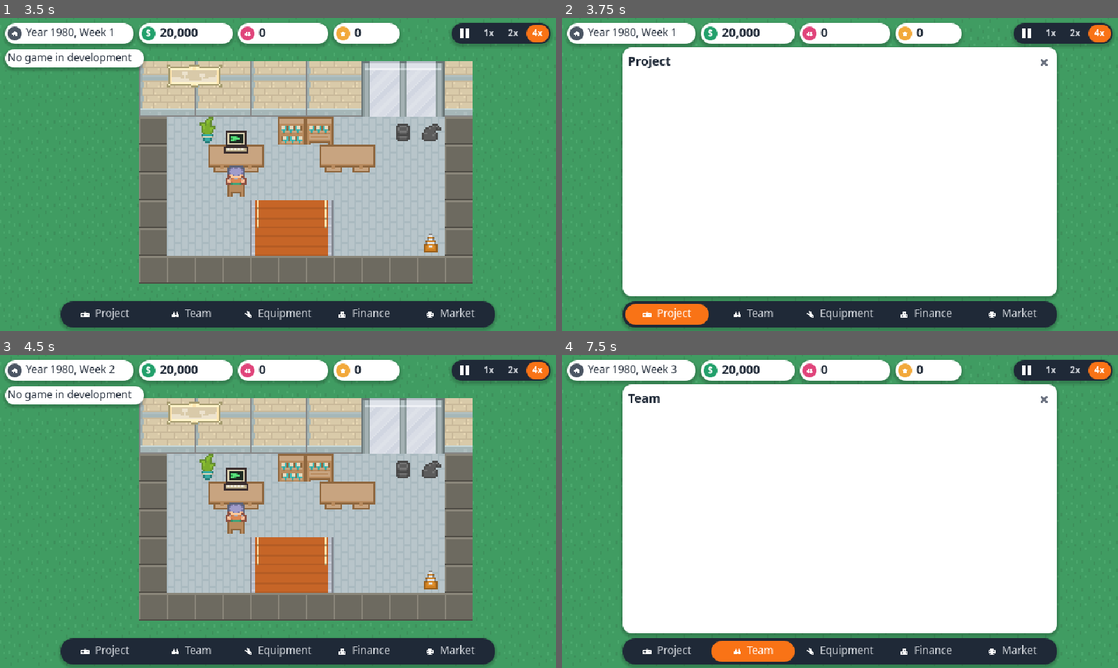
Above: before the commit, frames 1-4 (two rows, left to right).
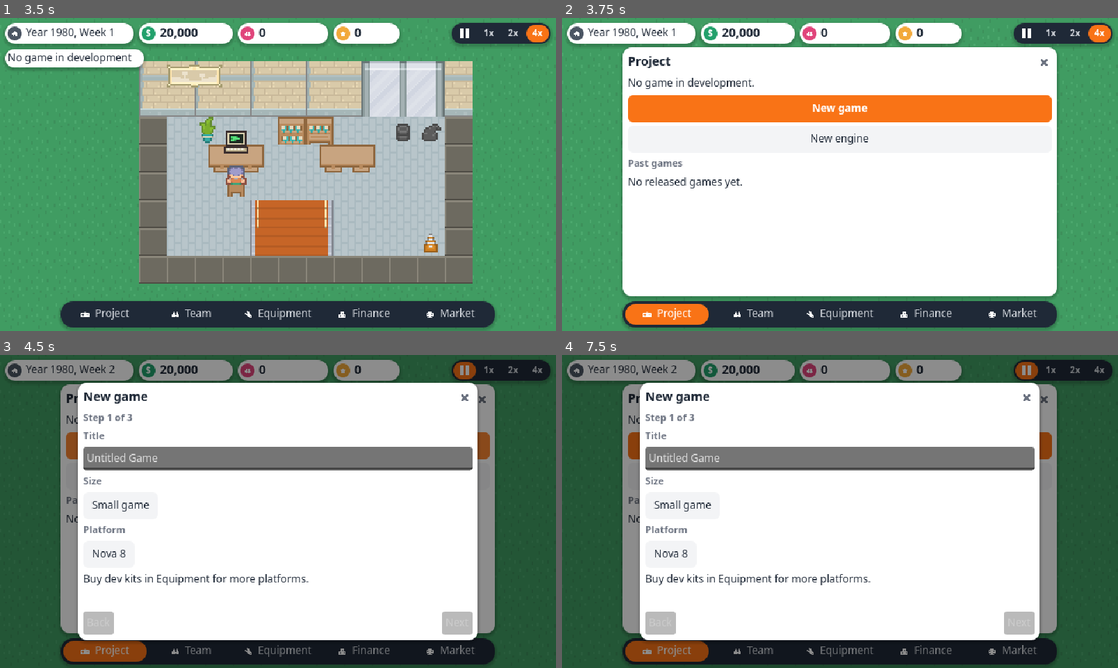
Above: after the commit, the same moments.

Repository: taehero/game-dev
Game: Godot game, scene res://src/ui/main.tscn
The game is run twice, just before and just after one commit, with the same random seed, the same clock (stepped at 60 frames per second) and the same inputs.
Inputs (mouse positions are in pixels of both pictures, inside the frame that each line leads up to; where the layout moved, square brackets give the same spot in the first picture):
- Up to frame 1 (3.5 s): click (467, 33) at 0.5 s; click "1x" at 1.25 s; click "2x" at 2 s; click "4x" at 2.75 s
- Up to frame 2 (3.75 s): click "Project" at 3.5 s
- Up to frame 3 (4.5 s): click (278, 445) [483, 398] at 4.25 s
- Up to frame 4 (7.5 s): click (840, 445) at 5 s, where only the run after the commit has a clickable "New game"; click (840, 477) at 5.75 s, where only the run after the commit has a clickable "New engine"; click (840, 477) at 6.5 s, where only the run after the commit has a clickable "New engine"; click "Team" at 7.25 s

Frame 1 is identical in both runs. In frame 2, 7.3% of the frame differs, in the area x 11-89%, y 19-55%; in frame 3, 99%, in the area x 0-100%, y 0-100%; in frame 4, 50%.

Commit message:
feat(ui): wire panels and popup director into the main screen
Co-Authored-By: Claude Sonnet 5.5 <noreply@anthropic.com>

Diff:
--- a/locale/strings.csv
+++ b/locale/strings.csv
@@ -272,6 +272,7 @@
 ui.sales.no_data,No sales yet.,ยังไม่มียอดขาย
 ui.sales.weeks,Last {n} weeks,{n} สัปดาห์ล่าสุด
 ui.sales.average,Avg. {units} per week,เฉลี่ย {units} ชุด/สัปดาห์
+ui.event.title,Event,เหตุการณ์
 ui.event.project,{title},{title}
 ui.effect.design,Design {n},ออกแบบ {n}
 ui.effect.tech,Tech {n},เทค {n}
--- a/src/ui/main.gd
+++ b/src/ui/main.gd
@@ -14,6 +14,8 @@
 
 
 var _office: OfficeScene
+var _queue: PopupQueue
+var _director: PopupDirector
 
 
 func _ready() -> void:
@@ -31,6 +33,30 @@
 	if GameRunner.session != null:
 		_office.refresh(GameRunner.session.state, GameRunner.session.tuning)
 	_centre_office()
+	_build_popups_and_panels()
+
+
+func _build_popups_and_panels() -> void:
+	_queue = PopupQueue.new(get_node("Popups") as Control, GameRunner.pause_for_popup, GameRunner.resume_after_popup)
+	var db: ContentDB = ContentDB.active()
+	_director = PopupDirector.new()
+	_director.name = "PopupDirector"
+	add_child(_director)
+	_director.setup(_queue, db, Rect2(OFFICE_AREA))
+	var host: PanelHost = get_node("PanelHost") as PanelHost
+	var project := ProjectPanel.new()
+	project.configure(db)
+	project.new_game_requested.connect(_director.show_new_game)
+	project.new_engine_requested.connect(_director.show_new_engine)
+	project.bug_hunt_requested.connect(_director.show_bug_hunt_offer)
+	project.details_requested.connect(_director.show_sales)
+	host.set_panel(&"project", project)
+	var panels: Dictionary[StringName, PanelBase] = {
+		&"team": TeamPanel.new(), &"equipment": EquipmentPanel.new(),
+		&"finance": FinancePanel.new(), &"market": MarketPanel.new()}
+	for tab: StringName in panels:
+		panels[tab].configure(db)
+		host.set_panel(tab, panels[tab])
 
 
 ## Ruling 5: Main is the only place the UI reads ContentDB.active(), here and in _content_names().
@@ -51,7 +77,7 @@
 
 
 func show_popup(popup: PopupCard) -> void:
-	get_node("Popups").add_child(popup)
+	_queue.push(popup)
 
 
 func _centre_office() -> void:
--- /dev/null
+++ b/src/ui/popups/popup_director.gd
@@ -0,0 +1,104 @@
+class_name PopupDirector
+extends Node
+## Turns game events into popups and feeds them to the PopupQueue. UI-only: reads state, never writes it.
+
+var _queue: PopupQueue
+var _content: ContentDB
+var _play_rect: Rect2
+## Decision ids already queued or shown, and projects already offered the bug hunt (this game).
+var _seen_events: Dictionary[int, bool] = {}
+var _offered: Dictionary[int, bool] = {}
+
+
+func setup(p_queue: PopupQueue, p_content: ContentDB, p_play_rect: Rect2) -> void:
+	_queue = p_queue
+	_content = p_content
+	_play_rect = p_play_rect
+	EventBus.review_published.connect(_on_review_published)
+	EventBus.decision_required.connect(_on_decision_required)
+	EventBus.project_phase_changed.connect(_on_phase_changed)
+	EventBus.game_loaded.connect(_on_game_loaded)
+
+
+func _exit_tree() -> void:
+	if EventBus.review_published.is_connected(_on_review_published):
+		EventBus.review_published.disconnect(_on_review_published)
+		EventBus.decision_required.disconnect(_on_decision_required)
+		EventBus.project_phase_changed.disconnect(_on_phase_changed)
+		EventBus.game_loaded.disconnect(_on_game_loaded)
+
+
+func show_new_game() -> void:
+	_queue.push(ConceptWizard.popup(_content))
+
+
+func show_new_engine() -> void:
+	_queue.push(EnginePopup.popup(_content))
+
+
+func show_sales(project_id: int) -> void:
+	_queue.push(SalesView.popup(project_id, _content))
+
+
+func show_bug_hunt_offer(project_id: int) -> void:
+	if GameRunner.session == null:
+		return
+	var card: PopupCard = BugHuntOffer.popup(project_id, GameRunner.session.tuning)
+	(card.body().get_child(0) as BugHuntOffer).hunt_requested.connect(show_bug_hunt)
+	_queue.push(card)
+
+
+## The seed is UI-only randomness: it only places the bugs on screen.
+func show_bug_hunt(project_id: int) -> void:
+	if GameRunner.session == null:
+		return
+	_queue.push(BugHuntView.popup(project_id, GameRunner.session.tuning, _play_rect, Time.get_ticks_usec()))
+
+
+func _is_player_game(project_id: int) -> bool:
+	if GameRunner.session == null:
+		return false
+	var view: GameState = GameRunner.session.state
+	if not view.projects.has(project_id):
+		return false
+	var p: Project = view.projects[project_id]
+	return p.company_id == StateQueries.player_company_id(view) and p.kind == Project.Kind.GAME
+
+
+func _on_review_published(payload: Dictionary) -> void:
+	var pid: int = int(payload.get("project_id", -1))
+	if _is_player_game(pid):
+		_queue.push(ReviewView.popup(pid, _content))
+
+
+## The session reports only the newest decision, so queue every pending event not yet seen.
+func _on_decision_required(_payload: Dictionary) -> void:
+	_queue_pending_events()
+
+
+func _queue_pending_events() -> void:
+	if GameRunner.session == null:
+		return
+	for id: int in StateQueries.pending_event_ids(GameRunner.session.state, _content):
+		if _seen_events.has(id):
+			continue
+		_seen_events[id] = true
+		_queue.push(EventView.popup(id, _content))
+
+
+func _on_phase_changed(payload: Dictionary) -> void:
+	if String(payload.get("phase", "")) != "POLISH":
+		return
+	var pid: int = int(payload.get("project_id", -1))
+	if _offered.has(pid) or not _is_player_game(pid):
+		return
+	_offered[pid] = true
+	if GameRunner.session != null and StateQueries.project_detail(GameRunner.session.state, pid).get("can_bug_hunt", false):
+		show_bug_hunt_offer(pid)
+
+
+func _on_game_loaded(_payload: Dictionary) -> void:
+	_queue.clear()
+	_seen_events.clear()
+	_offered.clear()
+	_queue_pending_events()
--- a/tests/unit/test_main_scene.gd
+++ b/tests/unit/test_main_scene.gd
@@ -220,3 +220,49 @@
 	assert_false(card.visible)
 	btn.button_pressed = false
 	assert_true(card.visible)
+
+
+func test_dock_tabs_show_real_panels() -> void:
+	var m := _main()
+	var host: PanelHost = m.get_node("PanelHost") as PanelHost
+	var classes: Dictionary = {&"project": ProjectPanel, &"team": TeamPanel, &"equipment": EquipmentPanel,
+		&"finance": FinancePanel, &"market": MarketPanel}
+	for tab: StringName in Dock.TABS:
+		(m.get_node("Dock") as Dock).select(tab)
+		assert_eq(host.current_tab(), tab)
+		var found: Control = null
+		for c: Node in host.get_node("%Content").get_children():
+			if is_instance_of(c, classes[tab]) and (c as Control).visible:
+				found = c as Control
+		assert_not_null(found, String(tab))
+
+
+func test_new_game_button_opens_wizard_and_pauses() -> void:
+	var m := _main()
+	GameRunner.set_speed(1)
+	(m.get_node("Dock") as Dock).select(&"project")
+	var btn: Button = m.get_node("PanelHost").find_child("NewGame", true, false) as Button
+	assert_not_null(btn)
+	btn.pressed.emit()
+	var popups: Node = m.get_node("Popups")
+	assert_eq(popups.get_child_count(), 1)
+	assert_true((popups.get_child(0) as PopupCard).body().get_child(0) is ConceptWizard)
+	assert_eq(GameRunner.session.speed, 0)
+	(popups.get_child(0) as PopupCard).close()
+	assert_eq(GameRunner.session.speed, 1)
+
+
+func test_show_popup_goes_through_queue() -> void:
+	var m := _main()
+	GameRunner.set_speed(1)
+	var a: PopupCard = load("res://src/ui/panels/popup_card.tscn").instantiate() as PopupCard
+	var b: PopupCard = load("res://src/ui/panels/popup_card.tscn").instantiate() as PopupCard
+	m.show_popup(a)
+	m.show_popup(b)
+	assert_eq(GameRunner.session.speed, 0)
+	assert_true(a.is_inside_tree())
+	assert_false(b.is_inside_tree())
+	a.close()
+	assert_true(b.is_inside_tree())
+	b.close()
+	assert_eq(GameRunner.session.speed, 1)
--- /dev/null
+++ b/tests/unit/test_popup_director.gd
@@ -0,0 +1,128 @@
+extends GutTest
+
+const KIND: StringName = &"pevent_fx_a"
+
+var _host: Control
+var _queue: PopupQueue
+var _director: PopupDirector
+var _pauses: int = 0
+var _resumes: int = 0
+var _pid: int = -1
+var _did: int = -1
+
+
+func before_each() -> void:
+	_pauses = 0
+	_resumes = 0
+	var ev := Fixtures.pevent(KIND, {&"bugs": 3}, {}, {&"hype": -2})
+	var content: ContentDB = Fixtures.content_plus([ev] as Array[Resource])
+	ContentDB.use(content)
+	var s: GameState = Fixtures.new_state(3)
+	_pid = Fixtures.add_project(s, {"phase": Project.Phase.POLISH, "bugs": 30, "title": "Mine"})
+	_did = _add_decision(s)
+	GameRunner.session = GameSession.new(s, Fixtures.tuning())
+	GameRunner.session.speed = 0
+	_host = Control.new()
+	_host.size = Vector2(640, 360)
+	add_child_autofree(_host)
+	_queue = PopupQueue.new(_host, func() -> void: _pauses += 1, func() -> void: _resumes += 1)
+	_director = PopupDirector.new()
+	add_child_autofree(_director)
+	_director.setup(_queue, content, Rect2(0, 0, 640, 360))
+
+
+func after_each() -> void:
+	GameRunner.session = null
+	ContentDB.use(Fixtures.content())
+
+
+func _add_decision(s: GameState) -> int:
+	var d := Decision.new()
+	d.id = s.alloc_id()
+	d.kind = KIND
+	d.related_ids.assign([_pid])
+	d.deadline_week = s.week + 4
+	d.option_keys.assign([&"ui.event.opt_a", &"ui.event.opt_b", &"ui.event.opt_c"])
+	s.pending_decisions.append(d)
+	return d.id
+
+
+func _body_script(popup: PopupCard) -> Object:
+	return popup.body().get_child(0)
+
+
+func test_review_published_queues_review_popup() -> void:
+	EventBus.dispatch(&"review_published", {"project_id": _pid})
+	assert_not_null(_queue.current())
+	assert_true(_body_script(_queue.current()) is ReviewView)
+
+
+func test_ai_project_review_ignored() -> void:
+	var s: GameState = GameRunner.session.state
+	var ai: int = Fixtures.add_project(s, {"phase": Project.Phase.RELEASED})
+	s.projects[ai].company_id = s.player_company_id + 999
+	EventBus.dispatch(&"review_published", {"project_id": ai})
+	assert_null(_queue.current())
+
+
+func test_decision_required_for_event_queues_event_popup() -> void:
+	EventBus.dispatch(&"decision_required", {"decision_id": _did})
+	assert_not_null(_queue.current())
+	assert_true(_body_script(_queue.current()) is EventView)
+	EventBus.dispatch(&"decision_required", {"decision_id": _did})
+	assert_eq(_queue.pending_count(), 0)
+
+
+func test_every_pending_event_is_queued_not_only_the_payload_one() -> void:
+	var second: int = _add_decision(GameRunner.session.state)
+	EventBus.dispatch(&"decision_required", {"decision_id": second})
+	assert_not_null(_queue.current())
+	assert_eq(_queue.pending_count(), 1)
+
+
+func test_other_decision_kind_ignored() -> void:
+	var s: GameState = GameRunner.session.state
+	s.pending_decisions.clear()
+	var d := Decision.new()
+	d.id = s.alloc_id()
+	d.kind = &"contract_offer"
+	s.pending_decisions.append(d)
+	EventBus.dispatch(&"decision_required", {"decision_id": d.id})
+	assert_null(_queue.current())
+
+
+func test_polish_phase_offers_bug_hunt() -> void:
+	EventBus.dispatch(&"project_phase_changed", {"project_id": _pid, "phase": "POLISH"})
+	assert_true(_body_script(_queue.current()) is BugHuntOffer)
+	_queue.current().close()
+	EventBus.dispatch(&"project_phase_changed", {"project_id": _pid, "phase": "POLISH"})
+	assert_null(_queue.current(), "offered once per game")
+
+
+func test_hunt_request_opens_bug_hunt() -> void:
+	_director.show_bug_hunt_offer(_pid)
+	(_body_script(_queue.current()) as BugHuntOffer).hunt_requested.emit(_pid)
+	_queue.current().close()
+	assert_true(_body_script(_queue.current()) is BugHuntView)
+
+
+func test_review_and_event_in_one_batch_queue_in_order() -> void:
+	EventBus.dispatch(&"review_published", {"project_id": _pid})
+	EventBus.dispatch(&"decision_required", {"decision_id": _did})
+	assert_true(_body_script(_queue.current()) is ReviewView)
+	assert_eq(_queue.pending_count(), 1)
+	_queue.current().close()
+	assert_true(_body_script(_queue.current()) is EventView)
+	assert_eq(_pauses, 1)
+
+
+func test_game_loaded_requeues_pending_events() -> void:
+	EventBus.dispatch(&"review_published", {"project_id": _pid})
+	EventBus.dispatch(&"decision_required", {"decision_id": _did})
+	var s: GameState = Fixtures.new_state(4)
+	_pid = Fixtures.add_project(s, {"phase": Project.Phase.POLISH})
+	_add_decision(s)
+	GameRunner.session = GameSession.new(s, Fixtures.tuning())
+	EventBus.dispatch(&"game_loaded", {})
+	assert_true(_body_script(_queue.current()) is EventView)
+	assert_eq(_queue.pending_count(), 0)
--- /dev/null
+++ b/tests/unit/test_ui_keys.gd
@@ -0,0 +1,30 @@
+extends GutTest
+
+
+func _files(dir: String, out: Array[String]) -> void:
+	for f: String in DirAccess.get_files_at(dir):
+		if f.ends_with(".gd"):
+			out.append(dir.path_join(f))
+	for d: String in DirAccess.get_directories_at(dir):
+		_files(dir.path_join(d), out)
+
+
+func test_every_literal_key_in_ui_source_exists() -> void:
+	var re := RegEx.new()
+	re.compile("&?\"((?:ui|error|event)\\.[a-z0-9_.]+[a-z0-9_%.]*)\"")
+	var files: Array[String] = []
+	_files("res://src/ui", files)
+	var saved: String = TranslationServer.get_locale()
+	var checked: int = 0
+	for path: String in files:
+		var text: String = FileAccess.get_file_as_string(path)
+		for m: RegExMatch in re.search_all(text):
+			var key: String = m.get_string(1)
+			if key.contains("%") or key.ends_with("."):
+				continue
+			checked += 1
+			for loc: String in ["en", "th"]:
+				TranslationServer.set_locale(loc)
+				assert_ne(TranslationServer.translate(key), key, "%s missing in %s (%s)" % [key, loc, path])
+	TranslationServer.set_locale(saved)
+	assert_gt(checked, 20)
Not shown, added: src/ui/popups/popup_director.gd.uid
Not shown, added: tests/unit/test_popup_director.gd.uid
Not shown, added: tests/unit/test_ui_keys.gd.uid
